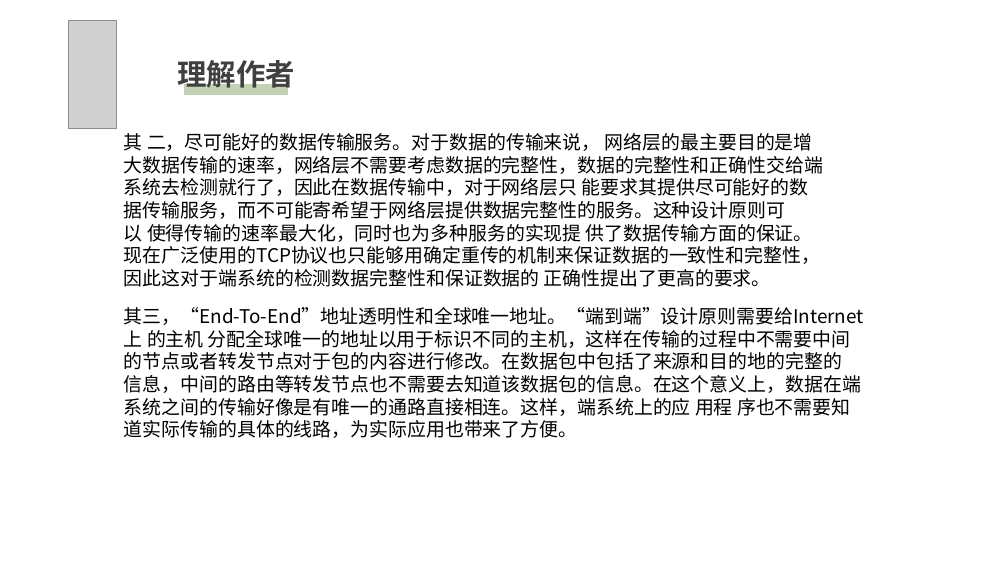
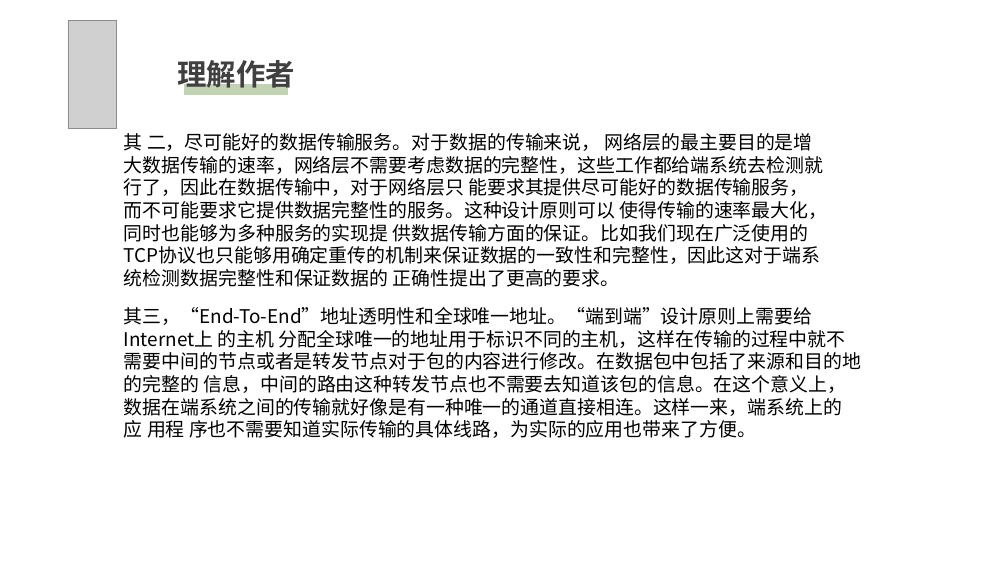
Before and after one commit to Jamie-yao/Computer-network--the-boys, a slide deck: slide 10 of Discussion/Dis1/part1.pptx. Drawn at 1008x567 pixels with LibreOffice and Linux fonts; fonts in the diff are those of the drawing; grey boxes stand for pictures; background and template pictures are left out. Boxes give left, top, right and bottom in pixels: in the first picture for what was removed or moved away, otherwise in the second. Text is boxed around its words. In the diff, an @@ line names an element or a change of style, - is before the commit and + after.

```diff
--- a/Discussion/Dis1/part1.pptx
+++ b/Discussion/Dis1/part1.pptx
@@ text at box(124, 133, 828, 287): text changed @@
-其 二，尽可能好的数据传输服务。对于数据的传输来说， 网络层的最主要目的是增大数据传输的速率，网络层不需要考虑数据的完整性，数据的完整性和正确性交给端系统去检测就行了，因此在数据传输中，对于网络层只 能要求其提供尽可能好的数据传输服务，而不可能寄希望于网络层提供数据完整性的服务。这种设计原则可以 使得传输的速率最大化，同时也为多种服务的实现提 供了数据传输方面的保证。现在广泛使用的TCP协议也只能够用确定重传的机制来保证数据的一致性和完整性，因此这对于端系统的检测数据完整性和保证数据的 正确性提出了更高的要求。
+其 二，尽可能好的数据传输服务。对于数据的传输来说， 网络层的最主要目的是增大数据传输的速率，网络层不需要考虑数据的完整性，这些工作都给端系统去检测就行了，因此在数据传输中，对于网络层只 能要求其提供尽可能好的数据传输服务，而不可能要求它提供数据完整性的服务。这种设计原则可以 使得传输的速率最大化，同时也能够为多种服务的实现提 供数据传输方面的保证。比如我们现在广泛使用的TCP协议也只能够用确定重传的机制来保证数据的一致性和完整性，因此这对于端系统检测数据完整性和保证数据的 正确性提出了更高的要求。
@@ text at box(124, 307, 861, 438): text changed @@
-其三，“End-To-End”地址透明性和全球唯一地址。“端到端”设计原则需要给Internet上 的主机 分配全球唯一的地址以用于标识不同的主机，这样在传输的过程中不需要中间的节点或者转发节点对于包的内容进行修改。在数据包中包括了来源和目的地的完整的 信息，中间的路由等转发节点也不需要去知道该数据包的信息。在这个意义上，数据在端系统之间的传输好像是有唯一的通路直接相连。这样，端系统上的应 用程 序也不需要知道实际传输的具体的线路，为实际应用也带来了方便。
+其三，“End-To-End”地址透明性和全球唯一地址。“端到端”设计原则上需要给Internet上 的主机 分配全球唯一的地址用于标识不同的主机，这样在传输的过程中就不需要中间的节点或者是转发节点对于包的内容进行修改。在数据包中包括了来源和目的地的完整的 信息，中间的路由这种转发节点也不需要去知道该包的信息。在这个意义上，数据在端系统之间的传输就好像是有一种唯一的通道直接相连。这样一来，端系统上的应 用程 序也不需要知道实际传输的具体线路，为实际的应用也带来了方便。
```
Also in this commit, not shown: 5 other slides changed.
